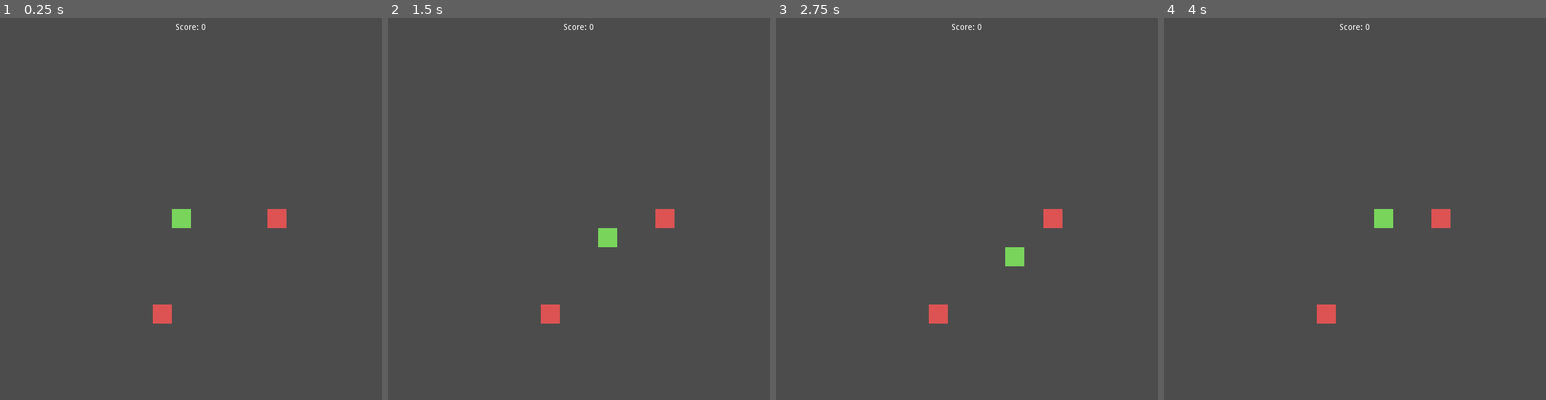
Above: before the commit, frames 1-4 (left to right).
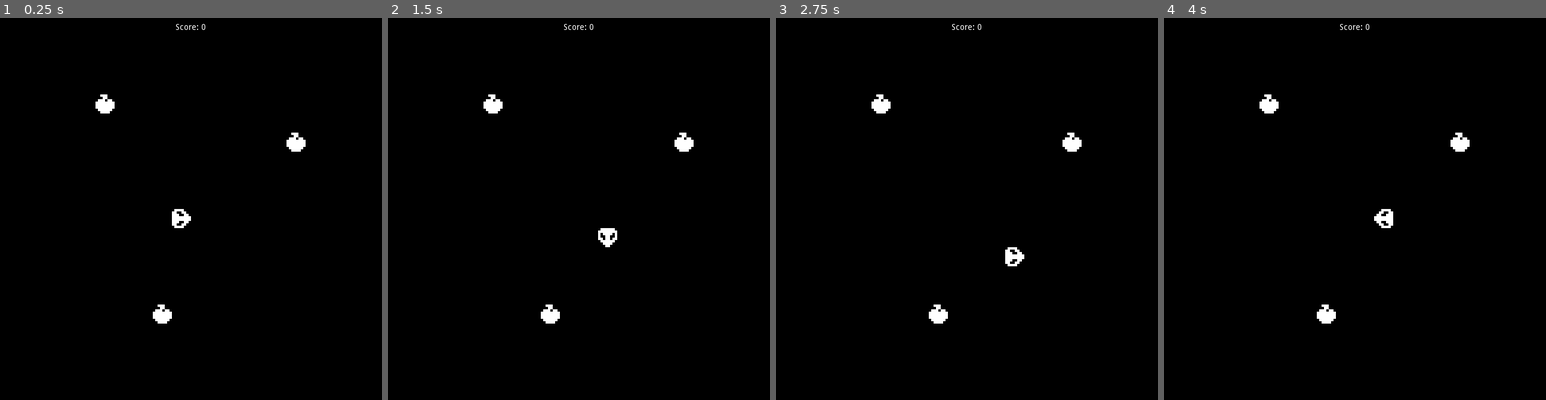
Above: after the commit, the same moments.

Repository: uheartbeast/snake-example
Game: Godot game, scene res://World.tscn
Two runs of this game, one before a commit and one after it. Both use one fixed random seed, a clock stepped at 60 frames per second and the inputs below.
Inputs:
- Up to frame 1 (0.25 s): no input
- Up to frame 2 (1.5 s): hold Right (ui_right) 0.53-1.28 s; tap Enter at 1.25 s; hold Down (ui_down) from 1.28 s (still down)
- Up to frame 3 (2.75 s): release Down (ui_down) at 2.03 s; hold Right (ui_right) from 2.03 s (still down)
- Up to frame 4 (4 s): tap Space at 2.75 s; release Right (ui_right) at 2.78 s; hold Up (ui_up) 2.78-3.53 s; hold Left (ui_left) from 3.53 s (still down)

The runs differ from the first frame. In frame 1, 100% of the frame differs, in the area x 0-100%, y 0-100%; in frame 2, 100%; in frame 3, 100%; in frame 4, 100%.

Commit message:
Added some graphics.

Diff:
--- a/Apple.tscn
+++ b/Apple.tscn
@@ -1,17 +1,17 @@
-[gd_scene load_steps=2 format=2]
+[gd_scene load_steps=3 format=2]
 
 [ext_resource path="res://Apple.gd" type="Script" id=1]
+[ext_resource path="res://Apple.png" type="Texture" id=2]
 
 [node name="Apple" type="Node2D" groups=[
 "Apples",
 ]]
-position = Vector2( 320, 288 )
 script = ExtResource( 1 )
 __meta__ = {
 "_edit_group_": true
 }
 
-[node name="Sprite" type="ColorRect" parent="."]
-margin_right = 32.0
-margin_bottom = 32.0
-color = Color( 0.866667, 0.32549, 0.32549, 1 )
+[node name="Apple" type="Sprite" parent="."]
+scale = Vector2( 4, 4 )
+texture = ExtResource( 2 )
+centered = false
--- a/SnakeHead.gd
+++ b/SnakeHead.gd
@@ -5,13 +5,18 @@
 
 var tail_position = Vector2()
 var tail = self
-var direction = Vector2.RIGHT
+var direction = Vector2.RIGHT setget set_direction
 var speed = 0.5 setget set_speed
 var score = 0 setget set_score
 
+onready var sprite = $Sprite
 onready var timer = $Timer
 onready var segments = $Segments
 onready var scoreLabel = get_parent().get_node("UI/ScoreLabel")
+
+func set_direction(value):
+	direction = value
+	sprite.rotation = value.angle()
 
 func set_speed(value):
 	speed = value
--- a/SnakeHead.tscn
+++ b/SnakeHead.tscn
@@ -1,19 +1,20 @@
-[gd_scene load_steps=2 format=2]
+[gd_scene load_steps=3 format=2]
 
 [ext_resource path="res://SnakeHead.gd" type="Script" id=1]
+[ext_resource path="res://SnakeHead.png" type="Texture" id=2]
 
 [node name="SnakeHead" type="Node2D"]
 script = ExtResource( 1 )
 
-[node name="Sprite" type="ColorRect" parent="."]
-margin_right = 32.0
-margin_bottom = 32.0
-color = Color( 0.47451, 0.831373, 0.356863, 1 )
+[node name="Sprite" type="Sprite" parent="."]
+position = Vector2( 16, 16 )
+scale = Vector2( 4, 4 )
+texture = ExtResource( 2 )
+flip_h = true
 
 [node name="Timer" type="Timer" parent="."]
 wait_time = 0.5
 autostart = true
 
 [node name="Segments" type="Node" parent="."]
-
 [connection signal="timeout" from="Timer" to="." method="_on_Timer_timeout"]
--- a/SnakeSegment.tscn
+++ b/SnakeSegment.tscn
@@ -1,11 +1,12 @@
-[gd_scene load_steps=2 format=2]
+[gd_scene load_steps=3 format=2]
 
 [ext_resource path="res://SnakeSegment.gd" type="Script" id=1]
+[ext_resource path="res://SnakeSegment.png" type="Texture" id=2]
 
 [node name="SnakeSegment" type="Node2D"]
 script = ExtResource( 1 )
 
-[node name="ColorRect" type="ColorRect" parent="."]
-margin_right = 32.0
-margin_bottom = 32.0
-color = Color( 0.47451, 0.831373, 0.356863, 1 )
+[node name="Sprite" type="Sprite" parent="."]
+scale = Vector2( 4, 4 )
+texture = ExtResource( 2 )
+centered = false
--- a/World.tscn
+++ b/World.tscn
@@ -20,10 +20,10 @@
 position = Vector2( 288, 320 )
 
 [node name="Apple" parent="." instance=ExtResource( 2 )]
-position = Vector2( 448, 320 )
+position = Vector2( 480, 192 )
 
 [node name="Apple2" parent="." instance=ExtResource( 2 )]
 position = Vector2( 256, 480 )
 
 [node name="Apple3" parent="." instance=ExtResource( 2 )]
-position = Vector2( 448, 320 )
+position = Vector2( 160, 128 )
--- a/project.godot
+++ b/project.godot
@@ -29,4 +29,5 @@
 quality/driver/driver_name="GLES2"
 vram_compression/import_etc=true
 vram_compression/import_etc2=false
+environment/default_clear_color=Color( 0, 0, 0, 1 )
 environment/default_environment="res://default_env.tres"
Binary file added: Apple.png
Not shown, added: Apple.png.import
Binary file added: SnakeHead.aseprite
Binary file added: SnakeHead.png
Not shown, added: SnakeHead.png.import
Binary file added: SnakeSegment.png
Not shown, added: SnakeSegment.png.import
